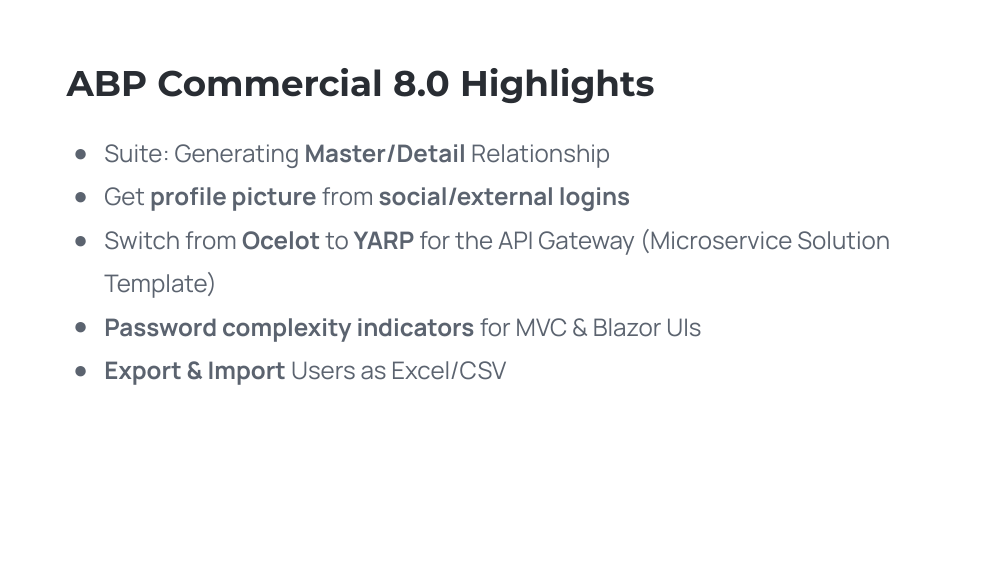
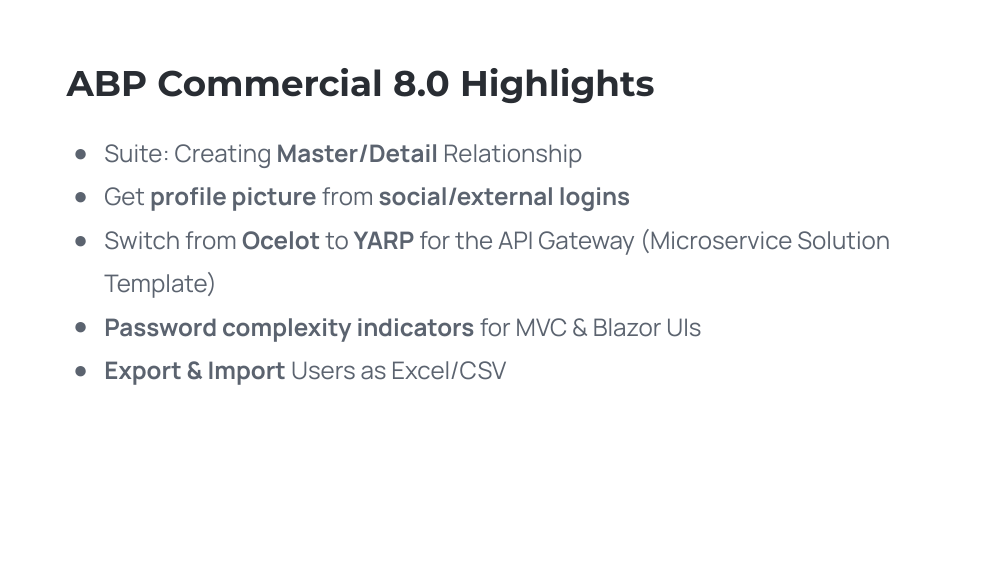
Before and after one commit to EngincanV/presentations, a slide deck: slide 11 of ABP/Community-Talks-2023.8/Community-Talks-2023.8.pptx. Drawn at 1008x567 pixels with LibreOffice and Linux fonts; fonts in the diff are those of the drawing; background and template pictures are left out. Boxes give left, top, right and bottom in pixels: in the first picture for what was removed or moved away, otherwise in the second. Text is boxed around its words. In the diff, an @@ line names an element or a change of style, - is before the commit and + after.

```diff
--- a/ABP/Community-Talks-2023.8/Community-Talks-2023.8.pptx
+++ b/ABP/Community-Talks-2023.8/Community-Talks-2023.8.pptx
@@ text at [104, 144, 582, 168]: text changed @@
-● Suite: Generating Master/Detail Relationship
+● Suite: Creating Master/Detail Relationship
```
Also in this commit, not shown: 3 other slides changed, 1 slide removed, 1 other file.
